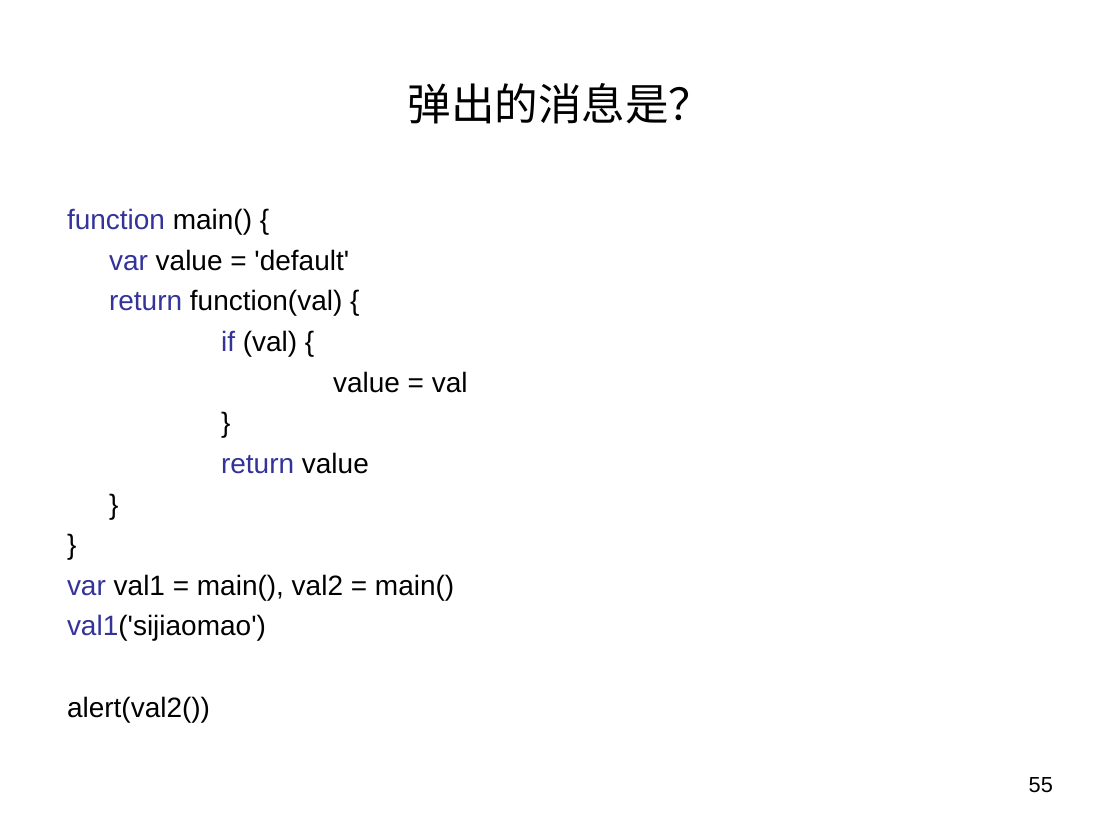
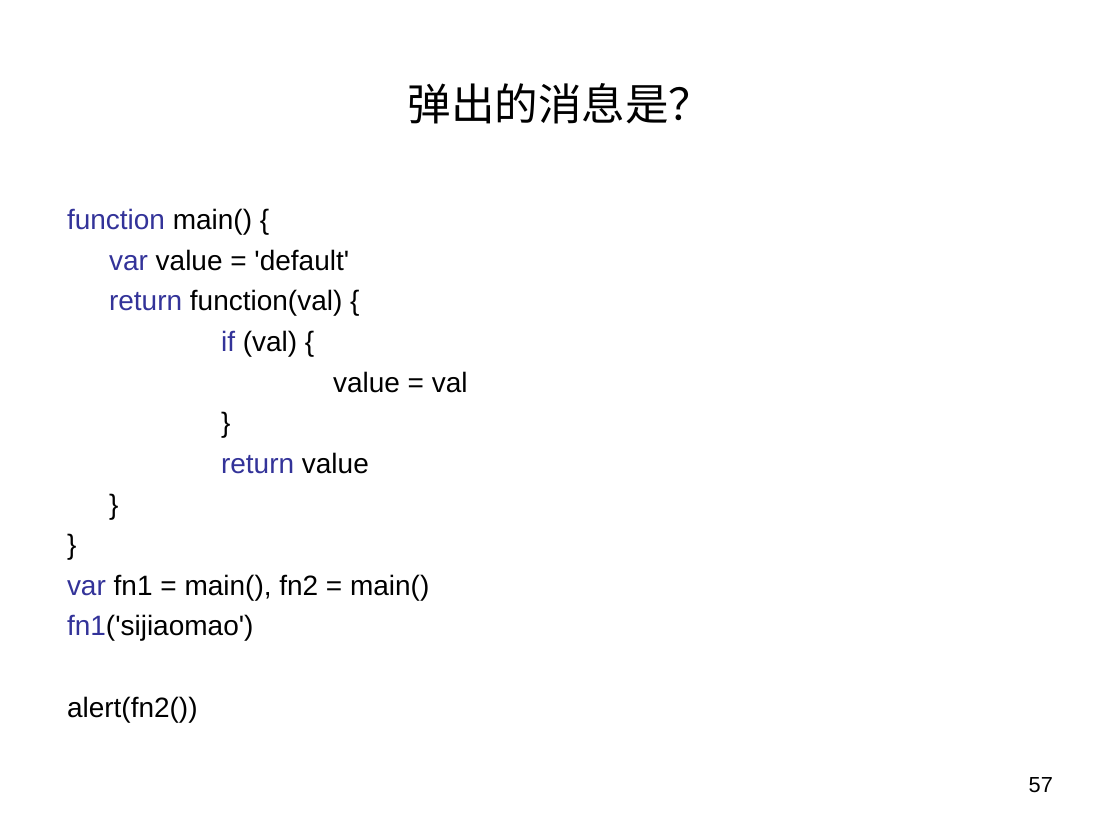
Before and after one commit to panxuepeng/javascript, a slide deck: slide 57 of ppt/第二天课程.ppt (slide 55 before the commit). Drawn at 1120x840 pixels with LibreOffice and Linux fonts; fonts in the diff are those of the drawing. Boxes give left, top, right and bottom in pixels: in the first picture for what was removed or moved away, otherwise in the second. Text is boxed around its words. In the diff, an @@ line names an element or a change of style, - is before the commit and + after.

```diff
--- a/ppt/第二天课程.ppt
+++ b/ppt/第二天课程.ppt
@@ text at (x1=67, y1=574, x2=429, y2=722): text changed @@
-var val1 = main(), val2 = main()
-val1('sijiaomao')
-alert(val2())
+var fn1 = main(), fn2 = main()
+fn1('sijiaomao')
+alert(fn2())
@@ page number at (x1=1029, y1=777, x2=1053, y2=793): text changed @@
-55
+57
```
Also in this commit, not shown: 8 other slides changed, 2 slides added, 3 other files.
